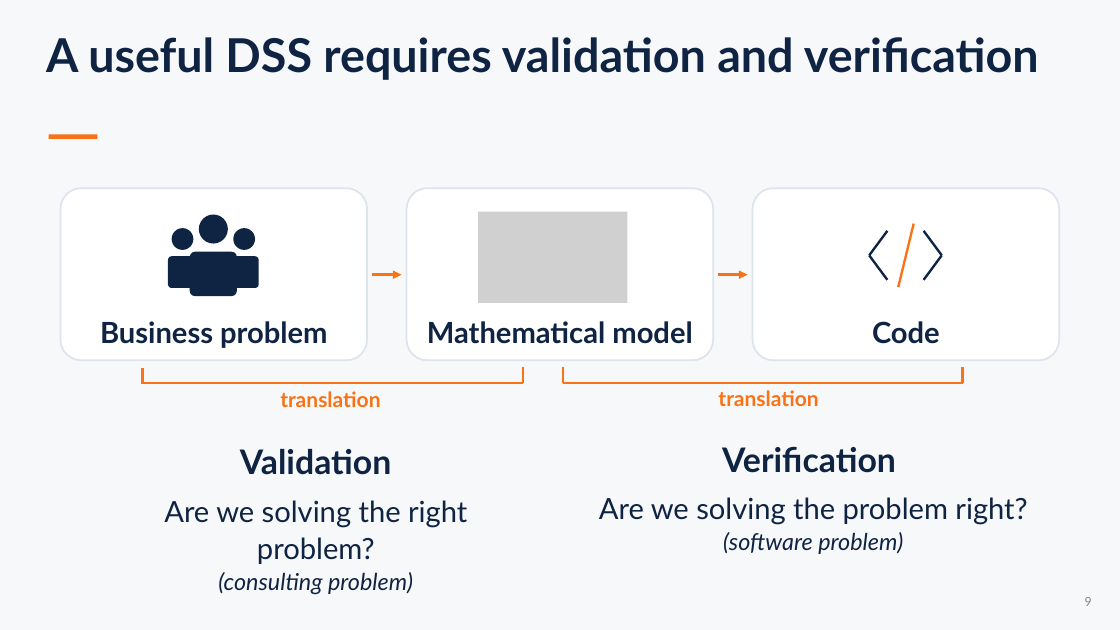
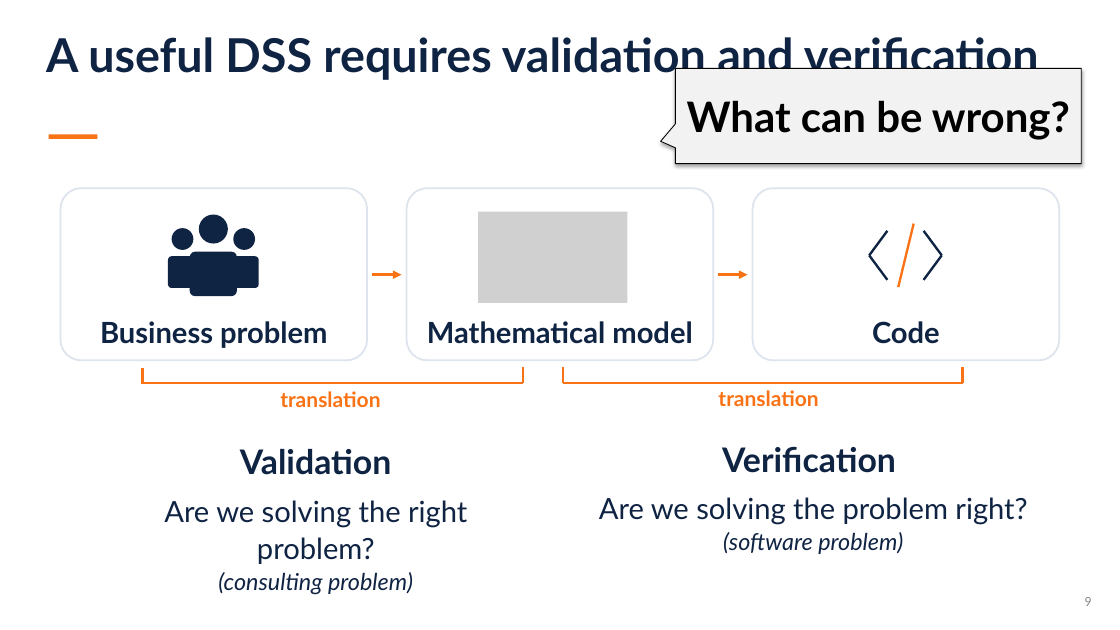
Before and after one commit to sefop/sefop-training-hub, a slide deck: slide 9 of workshops/2026-11-06-cal_poly/sefop-cal-poly.pptx. Drawn at 1120x630 pixels with LibreOffice and Linux fonts; fonts in the diff are those of the drawing; grey boxes stand for pictures. Boxes give left, top, right and bottom in pixels: in the first picture for what was removed or moved away, otherwise in the second. Text is boxed around its words. In the diff, an @@ line names an element or a change of style, - is before the commit and + after.

```diff
--- a/workshops/2026-11-06-cal_poly/sefop-cal-poly.pptx
+++ b/workshops/2026-11-06-cal_poly/sefop-cal-poly.pptx
@@ background #F7F8FA to #FFFFFF @@
@@ speech box added at [676,68,1081,163], fill #F2F2F2, outline #000000 0.75 pt, 36 pt, text #000000, bold @@
+What can be wrong?
```
Also in this commit, not shown: 15 other slides changed, 8 slides added, 1 slide removed, 2 other files.
